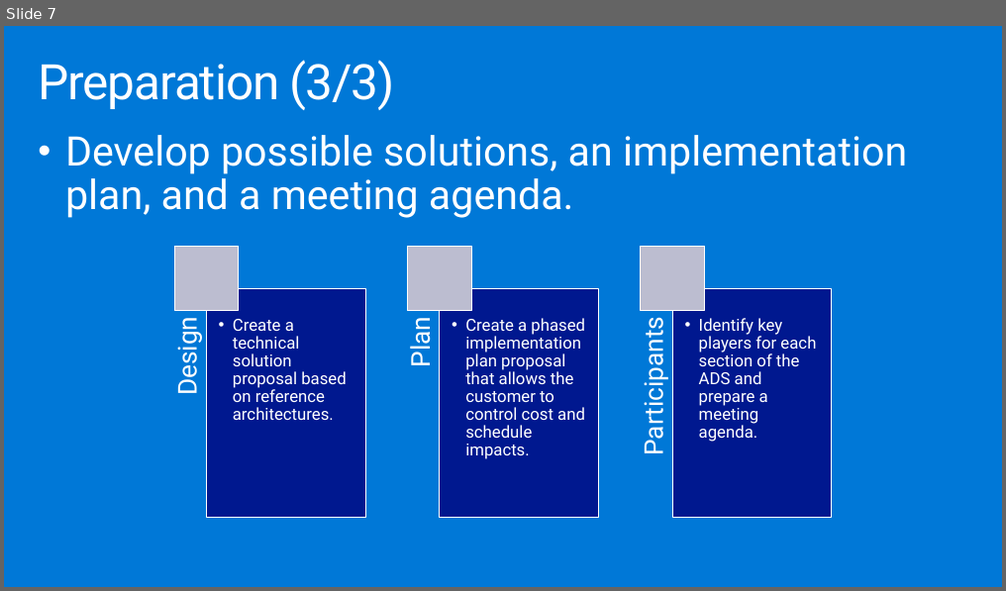
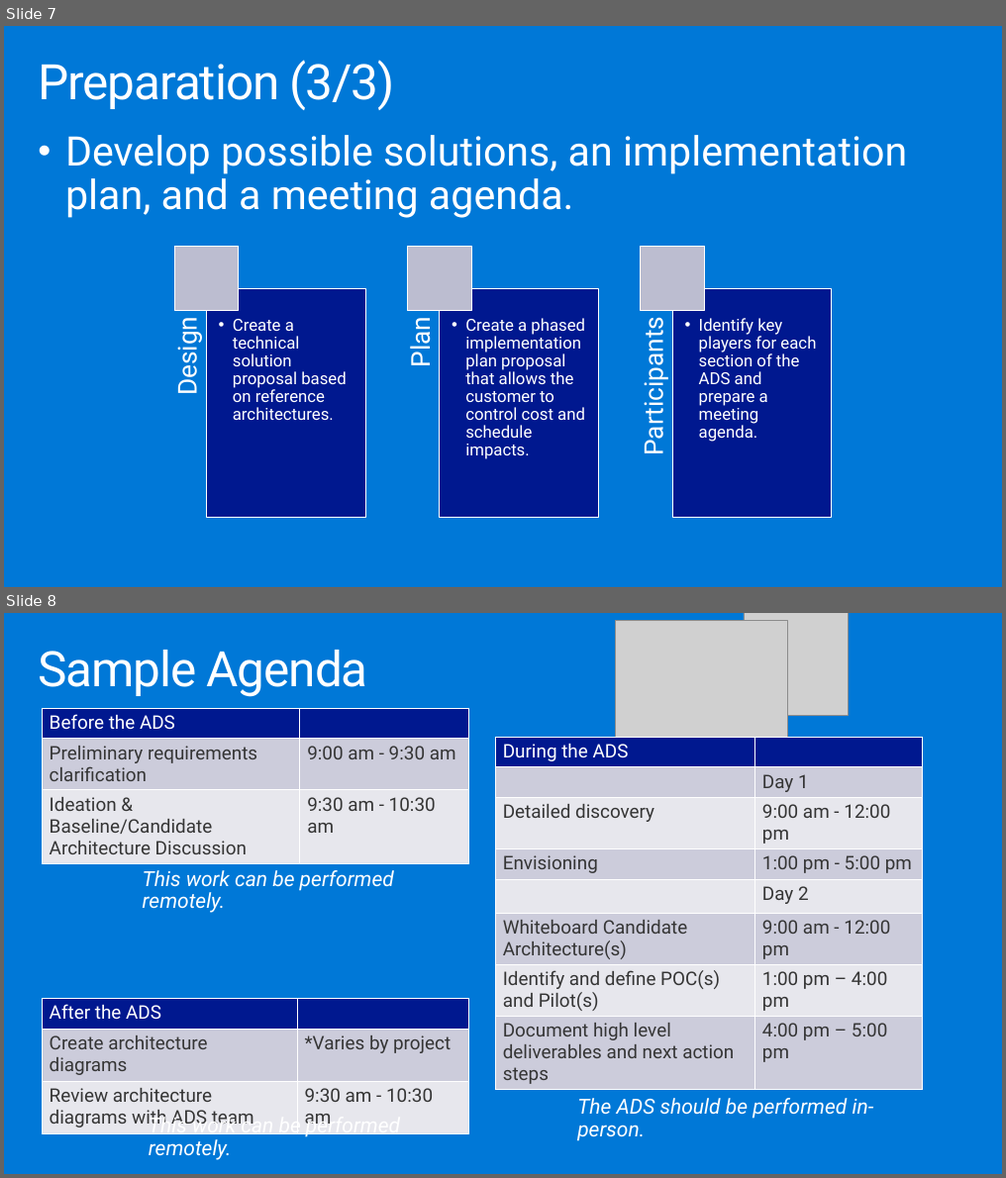
Before and after one commit to solliancenet/ica-wbs, a slide deck: Financial service modernization workshop/mastering-the-ads-deck.pptx. Shown one above the other, each under a label of ours: slide 7 before the commit, slides 7 and 8 after it. The pictures are 1006x591 and 1006x1178 pixels, drawn with LibreOffice and Linux fonts; fonts in the diff are those of the drawing; grey boxes stand for pictures. Boxes give left, top, right and bottom in pixels: in the first picture for what was removed or moved away, otherwise in the second. Text is boxed around its words. In the diff, an @@ line names an element or a change of style, - is before the commit and + after.

```diff
--- a/Financial service modernization workshop/mastering-the-ads-deck.pptx
+++ b/Financial service modernization workshop/mastering-the-ads-deck.pptx
@@ slide 8 added at (4,613,1002,1174), background #0078D7 @@
@@ picture added at (616,621,788,792) @@
@@ picture added at (744,613,847,715) @@
@@ title added at (38,650,368,697), 47 pt, text #FFFFFF @@
+Sample Agenda
@@ table added at (43,708,469,863), 3 rows, 2 columns @@
+Before the ADS | 
+Preliminary requirements clarification | 9:00 am - 9:30 am
+Ideation & Baseline/Candidate Architecture Discussion | 9:30 am - 10:30 am
@@ table added at (495,737,922,1090), 8 rows, 2 columns @@
+During the ADS | 
+ | Day 1
+Detailed discovery | 9:00 am - 12:00 pm
+Envisioning | 1:00 pm - 5:00 pm
+ | Day 2
+Whiteboard Candidate Architecture(s) | 9:00 am - 12:00 pm
+Identify and define POC(s) and Pilot(s) | 1:00 pm – 4:00 pm
+Document high level deliverables and next action steps | 4:00 pm – 5:00 pm
@@ text added at (143,870,394,913), 20 pt, text #FFFFFF, italic @@
+This work can be performed remotely.
@@ table added at (43,998,469,1132), 3 rows, 2 columns @@
+After the ADS | 
+Create architecture diagrams | *Varies by project
+Review architecture diagrams with ADS team | 9:30 am - 10:30 am
@@ text added at (149,1114,400,1160), 20 pt, text #FFFFFF, italic @@
+This work can be performed remotely.
@@ text added at (577,1098,874,1142), 20 pt, text #FFFFFF, italic @@
+The ADS should be performed in-person.
```
Also in this commit, not shown: 1 slide changed, 11 other slides added.
